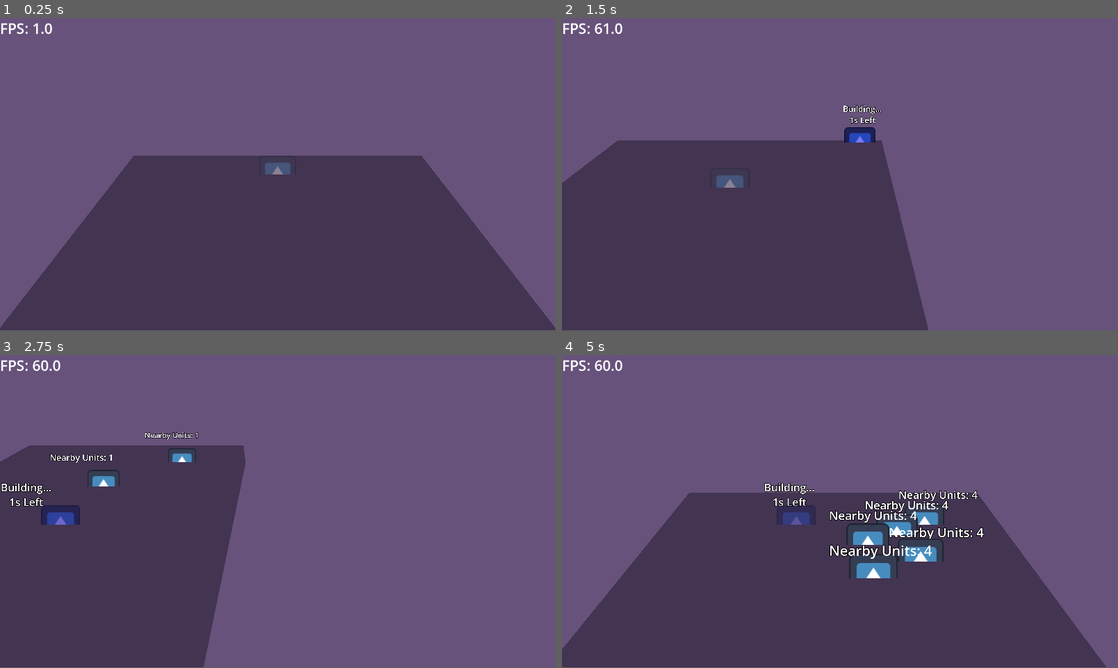
Above: before the commit, frames 1-4 (two rows, left to right).
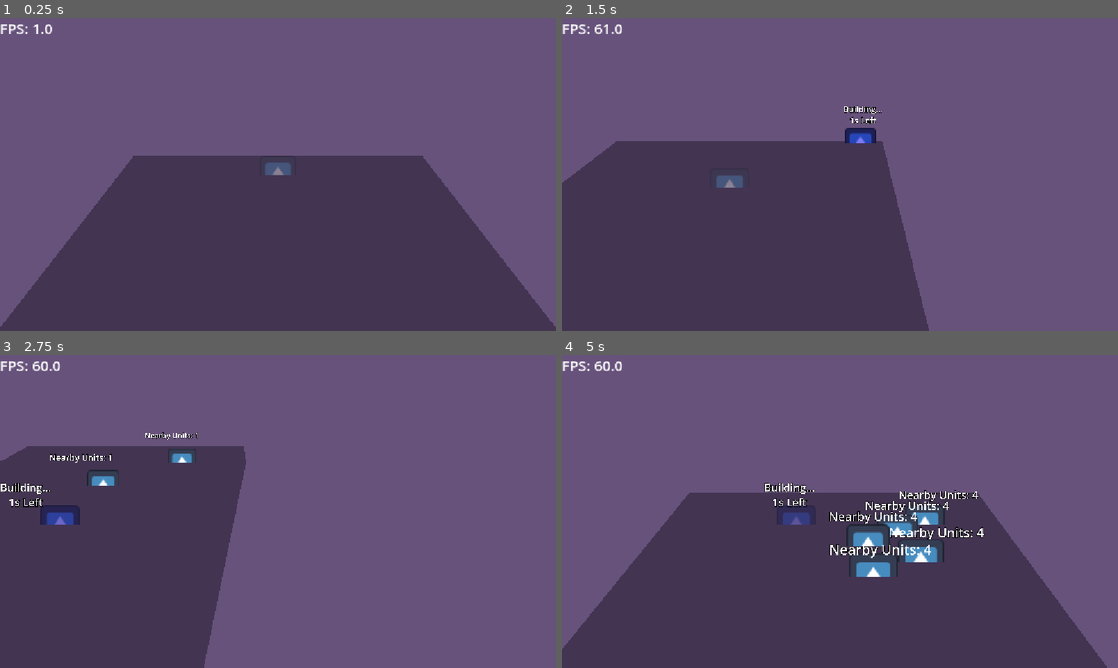
Above: after the commit, the same moments.

Repository: rPortfolio/rts-base
Game: Godot game, scene res://src/main.tscn
Two runs of this game, one before a commit and one after it. Both use one fixed random seed, a clock stepped at 60 frames per second and the inputs below. The engine's default icon, where the game draws it, is replaced by a stand-in: a white triangle on a blue panel in a dark square.
Inputs (mouse positions are in pixels of both pictures, inside the frame that each line leads up to):
- Up to frame 1 (0.25 s): no input
- Up to frame 2 (1.5 s): tap Enter at 0.5 s; move the mouse to (962, 158) at 0.52 s; press the mouse at (962, 158) at 0.53 s; hold Right (ui_right) 0.53-1.28 s; right-click (962, 158) at 0.8 s; move the mouse to (728, 190) at 1.27 s; release the mouse at (728, 190) at 1.28 s; hold Down (ui_down) from 1.28 s (still down); right-click (728, 190) at 1.35 s
- Up to frame 3 (2.75 s): click (166, 527) at 1.55 s; move the mouse to (333, 442) at 2.02 s; release Down (ui_down) at 2.03 s; press the mouse at (333, 442) at 2.03 s; hold Right (ui_right) from 2.03 s (still down); right-click (333, 442) at 2.3 s
- Up to frame 4 (5 s): move the mouse to (812, 574) at 2.77 s; release Right (ui_right) at 2.78 s; release the mouse at (812, 574) at 2.78 s; hold Up (ui_up) 2.78-3.53 s; right-click (812, 574) at 2.85 s; click (812, 574) at 3.05 s; move the mouse to (1006, 558) at 3.52 s; press the mouse at (1006, 558) at 3.53 s; hold Left (ui_left) from 3.53 s (still down); right-click (1006, 558) at 3.8 s; move the mouse to (673, 464) at 4.27 s; release the mouse at (673, 464) at 4.28 s; right-click (673, 464) at 4.35 s; click (673, 464) at 4.55 s
In our replay, the window is 799x449 before the commit and 800x450 after it. These sizes can differ from the game's own. Grey fills any space a smaller window leaves; there, only what the larger window draws over its background counts as a difference.

The runs differ from the first frame. In frame 1, 0.3% of the frame differs, in the area x 0-100%, y 0-99%; in frame 2, 0.7%; in frame 3, 0.9%; in frame 4, 1.9%, in the area x 0-100%, y 0-100%.

Commit message:
add save/load system

Diff:
--- a/project.godot
+++ b/project.godot
@@ -18,6 +18,10 @@
 [autoload]
 
 Music="*uid://bfxiidugfgtwc"
+
+[display]
+
+window/stretch/mode="canvas_items"
 
 [input]
 
--- /dev/null
+++ b/src/gui/main_menu/main_menu.gd
@@ -0,0 +1,46 @@
+extends Control
+
+
+const SAVE_FOLDER = "user://saves/"
+const SAVE_PATH_TEMPLATE = "user://saves/{}.tres"
+
+
+func _ready() -> void:
+	refresh_save_display()
+
+
+func refresh_save_display() -> void:
+	for child in %SaveDisplayContainer.get_children():
+		child.queue_free()
+	var saved_games := get_saved_games()
+	for i in range(saved_games.size()):
+		var save = saved_games[i]
+		var panel = load("res://src/gui/main_menu/saved_game_panel.tscn").instantiate()
+		panel.setup(i + 1, save.player, save.level, save.time)
+		%SaveDisplayContainer.add_child(panel)
+
+
+func get_saved_games() -> Array[SavedGame]:
+	var saved_games: Array[SavedGame] = []
+	var dir := DirAccess.open(SAVE_FOLDER)
+	if dir:
+		dir.list_dir_begin()
+		var file_name = dir.get_next()
+		while file_name:
+			var save: SavedGame = ResourceLoader.load(SAVE_FOLDER + file_name)
+			saved_games.append(save)
+			file_name = dir.get_next()
+	return saved_games
+
+
+func _on_save_pressed() -> void:
+	if !DirAccess.dir_exists_absolute("user://saves"):
+		DirAccess.make_dir_absolute("user://saves")
+	var save := SavedGame.new()
+	save.player = %PlayerName.text
+	save.time = %TimePlayed.text
+	save.level = int(%LevelsCompleted.text)
+	var save_path := "{}save{}.tres".format([SAVE_FOLDER, int(%FileNo.text)], "{}")
+	print(save_path)
+	ResourceSaver.save(save, save_path)
+	refresh_save_display()
--- /dev/null
+++ b/src/gui/main_menu/main_menu.tscn
@@ -0,0 +1,93 @@
+[gd_scene format=3 uid="uid://datw6v11sif3q"]
+
+[ext_resource type="Script" uid="uid://ds16k2xoctiuo" path="res://src/gui/main_menu/main_menu.gd" id="1_yulm1"]
+
+[sub_resource type="FastNoiseLite" id="FastNoiseLite_whuv3"]
+noise_type = 0
+
+[sub_resource type="NoiseTexture2D" id="NoiseTexture2D_dafm8"]
+width = 1152
+height = 648
+noise = SubResource("FastNoiseLite_whuv3")
+bump_strength = 6.3
+
+[node name="MainMenu" type="Control" unique_id=1411443913]
+layout_mode = 3
+anchors_preset = 15
+anchor_right = 1.0
+anchor_bottom = 1.0
+grow_horizontal = 2
+grow_vertical = 2
+script = ExtResource("1_yulm1")
+
+[node name="ColorRect" type="TextureRect" parent="." unique_id=26966923]
+modulate = Color(0.16862746, 0.1254902, 0.16862746, 1)
+layout_mode = 1
+anchors_preset = 15
+anchor_right = 1.0
+anchor_bottom = 1.0
+grow_horizontal = 2
+grow_vertical = 2
+texture = SubResource("NoiseTexture2D_dafm8")
+stretch_mode = 1
+
+[node name="SaveDisplayContainer" type="HBoxContainer" parent="." unique_id=752019179]
+unique_name_in_owner = true
+layout_mode = 1
+anchors_preset = -1
+anchor_top = 0.074074075
+anchor_right = 1.0
+anchor_bottom = 0.43364197
+grow_horizontal = 2
+grow_vertical = 2
+alignment = 1
+metadata/_edit_use_anchors_ = true
+
+[node name="PanelContainer" type="PanelContainer" parent="." unique_id=710693755]
+layout_mode = 1
+anchors_preset = 7
+anchor_left = 0.5
+anchor_top = 1.0
+anchor_right = 0.5
+anchor_bottom = 1.0
+offset_left = -132.5
+offset_top = -207.0
+offset_right = 132.5
+grow_horizontal = 2
+grow_vertical = 0
+
+[node name="VBoxContainer" type="VBoxContainer" parent="PanelContainer" unique_id=2139637384]
+layout_mode = 2
+
+[node name="PlayerName" type="TextEdit" parent="PanelContainer/VBoxContainer" unique_id=124830258]
+unique_name_in_owner = true
+layout_mode = 2
+size_flags_vertical = 3
+text = "Player Name"
+placeholder_text = "Name"
+
+[node name="TimePlayed" type="TextEdit" parent="PanelContainer/VBoxContainer" unique_id=193009187]
+unique_name_in_owner = true
+layout_mode = 2
+size_flags_vertical = 3
+text = "0 Hours"
+placeholder_text = "Time Played"
+
+[node name="LevelsCompleted" type="TextEdit" parent="PanelContainer/VBoxContainer" unique_id=405884412]
+unique_name_in_owner = true
+layout_mode = 2
+size_flags_vertical = 3
+placeholder_text = "Levels Completed"
+
+[node name="FileNo" type="LineEdit" parent="PanelContainer/VBoxContainer" unique_id=472989182]
+unique_name_in_owner = true
+layout_mode = 2
+size_flags_vertical = 3
+placeholder_text = "FileNo"
+virtual_keyboard_type = 2
+
+[node name="Save" type="Button" parent="PanelContainer/VBoxContainer" unique_id=712557365]
+layout_mode = 2
+text = "Save"
+
+[connection signal="pressed" from="PanelContainer/VBoxContainer/Save" to="." method="_on_save_pressed"]
--- /dev/null
+++ b/src/gui/main_menu/saved_game_panel.gd
@@ -0,0 +1,8 @@
+extends PanelContainer
+
+
+func setup(number: int, player: StringName, level: int, time: StringName) -> void:
+	%SaveNumber.text = "SAVE {}".format([number], "{}")
+	%PlayerName.text = player
+	%LevelsCompleted.text = "Level {}".format([level], "{}")
+	%TimePlayed.text = time
--- /dev/null
+++ b/src/gui/main_menu/saved_game_panel.tscn
@@ -0,0 +1,45 @@
+[gd_scene format=3 uid="uid://dh4nugse6aqkc"]
+
+[ext_resource type="Script" uid="uid://dpaickywc3p28" path="res://src/gui/main_menu/saved_game_panel.gd" id="1_5uvx8"]
+
+[node name="SavedGamePanel" type="PanelContainer" unique_id=1462297838]
+offset_right = 201.0
+offset_bottom = 215.0
+script = ExtResource("1_5uvx8")
+
+[node name="MarginContainer" type="MarginContainer" parent="." unique_id=119582253]
+layout_mode = 2
+theme_override_constants/margin_left = 20
+theme_override_constants/margin_top = 20
+theme_override_constants/margin_right = 20
+theme_override_constants/margin_bottom = 20
+
+[node name="VBoxContainer" type="VBoxContainer" parent="MarginContainer" unique_id=150633017]
+layout_mode = 2
+
+[node name="SaveNumber" type="Label" parent="MarginContainer/VBoxContainer" unique_id=716961788]
+unique_name_in_owner = true
+layout_mode = 2
+theme_override_font_sizes/font_size = 40
+text = "SAVE 1"
+horizontal_alignment = 1
+
+[node name="PlayerName" type="Label" parent="MarginContainer/VBoxContainer" unique_id=1580001683]
+unique_name_in_owner = true
+layout_mode = 2
+theme_override_font_sizes/font_size = 30
+text = "Player Name"
+horizontal_alignment = 1
+
+[node name="TimePlayed" type="Label" parent="MarginContainer/VBoxContainer" unique_id=829132642]
+unique_name_in_owner = true
+layout_mode = 2
+theme_override_font_sizes/font_size = 30
+text = "0h-0m-0s"
+horizontal_alignment = 1
+
+[node name="LevelsCompleted" type="Label" parent="MarginContainer/VBoxContainer" unique_id=1882847907]
+unique_name_in_owner = true
+layout_mode = 2
+theme_override_font_sizes/font_size = 30
+text = "Levels Completed: 0"
--- a/src/main.gd
+++ b/src/main.gd
@@ -6,17 +6,17 @@
 
 func _input(event: InputEvent) -> void:
 	if event.is_action_pressed("left_click"):
-		_on_add_unit_pressed()
+		add_unit()
 	elif event.is_action_pressed("right_click"):
-		_on_call_units_pressed()
+		call_units()
 
 
-func _on_add_unit_pressed() -> void:
+func add_unit() -> void:
 	var new_unit: Unit = unit_scene.instantiate()
 	new_unit.position = %WorldCamera.get_cursor_position()
 	%Units.add_child(new_unit)
 
 
-func _on_call_units_pressed() -> void:
+func call_units() -> void:
 	for child: Unit in %Units.get_children():
 		child.target_position = %WorldCamera.get_cursor_position()
--- a/src/main.tscn
+++ b/src/main.tscn
@@ -37,35 +37,6 @@
 layout_mode = 0
 theme_override_font_sizes/font_size = 30
 
-[node name="AddUnit" type="Button" parent="GUI" unique_id=18436516]
-visible = false
-layout_mode = 1
-anchors_preset = 3
-anchor_left = 1.0
-anchor_top = 1.0
-anchor_right = 1.0
-anchor_bottom = 1.0
-offset_left = -314.0
-offset_top = -108.0
-grow_horizontal = 0
-grow_vertical = 0
-focus_mode = 0
-theme_override_font_sizes/font_size = 50
-text = "Add Unit"
-
-[node name="CallUnits" type="Button" parent="GUI" unique_id=2126683420]
-visible = false
-layout_mode = 1
-anchors_preset = 2
-anchor_top = 1.0
-anchor_bottom = 1.0
-offset_top = -108.0
-offset_right = 314.0
-grow_vertical = 0
-focus_mode = 0
-theme_override_font_sizes/font_size = 50
-text = "Call Units"
-
 [node name="World" type="Node3D" parent="." unique_id=996288108]
 
 [node name="WorldCamera" parent="World" unique_id=1797630745 instance=ExtResource("2_gh0ne")]
@@ -88,6 +59,3 @@
 
 [node name="Units" type="Node3D" parent="World" unique_id=1623303346]
 unique_name_in_owner = true
-
-[connection signal="pressed" from="GUI/AddUnit" to="." method="_on_add_unit_pressed"]
-[connection signal="pressed" from="GUI/CallUnits" to="." method="_on_call_units_pressed"]
--- /dev/null
+++ b/src/saved_game.gd
@@ -0,0 +1,7 @@
+class_name SavedGame
+extends Resource
+
+
+@export var player: StringName = "Player"
+@export var level: int = 0
+@export var time: StringName = "0h-0m-0s"
Not shown, added: src/gui/main_menu/main_menu.gd.uid
Not shown, added: src/gui/main_menu/saved_game_panel.gd.uid
Not shown, added: src/saved_game.gd.uid
